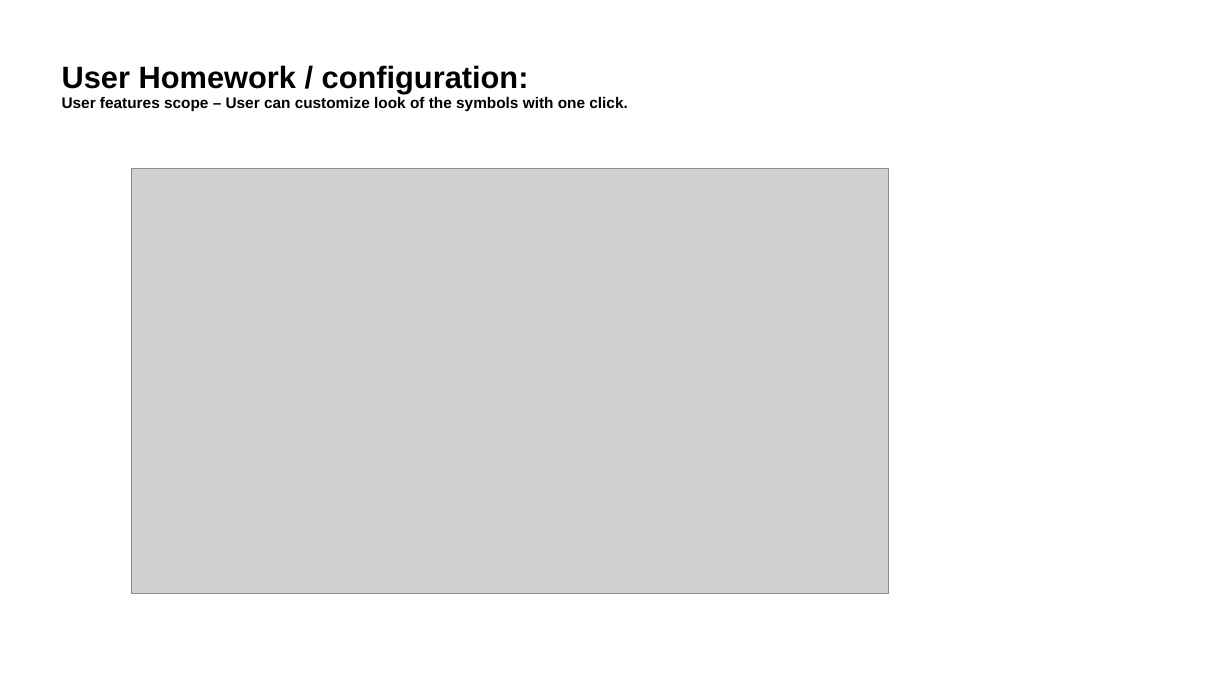
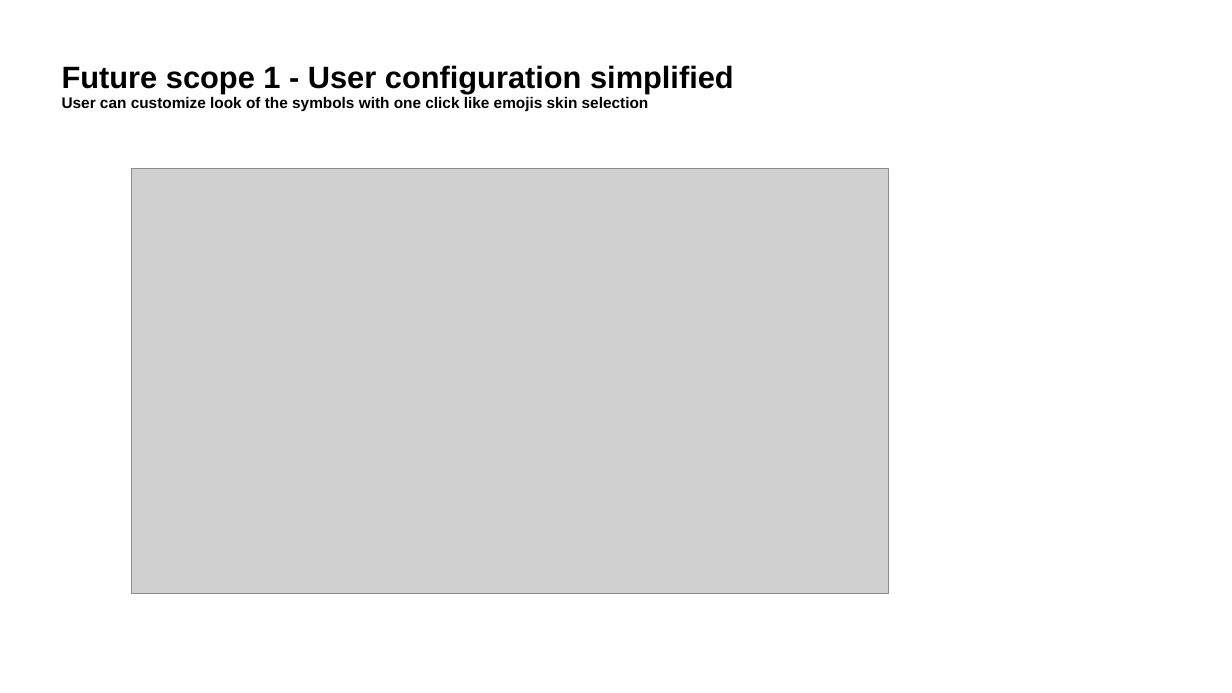
Before and after one commit to Tech4-Good/Step01_Learning, a slide deck: slide 22 of 04_ComputerVision/01_POC_Hexagon_AI_PID/AI for PDF extraction.pptx (slide 21 before the commit). Drawn at 1232x693 pixels with LibreOffice and Linux fonts; fonts in the diff are those of the drawing; grey boxes stand for pictures; background and template pictures are left out. Boxes give left, top, right and bottom in pixels: in the first picture for what was removed or moved away, otherwise in the second. Text is boxed around its words. In the diff, an @@ line names an element or a change of style, - is before the commit and + after.

```diff
--- a/04_ComputerVision/01_POC_Hexagon_AI_PID/AI for PDF extraction.pptx
+++ b/04_ComputerVision/01_POC_Hexagon_AI_PID/AI for PDF extraction.pptx
@@ title at box(62, 65, 734, 111): text changed @@
-User Homework / configuration:
-User features scope – User can customize look of the symbols with one click.
+Future scope 1 - User configuration simplified
+User can customize look of the symbols with one click like emojis skin selection
```
Also in this commit, not shown: 8 other slides changed, 2 slides added, 1 slide removed, 15 other files.
